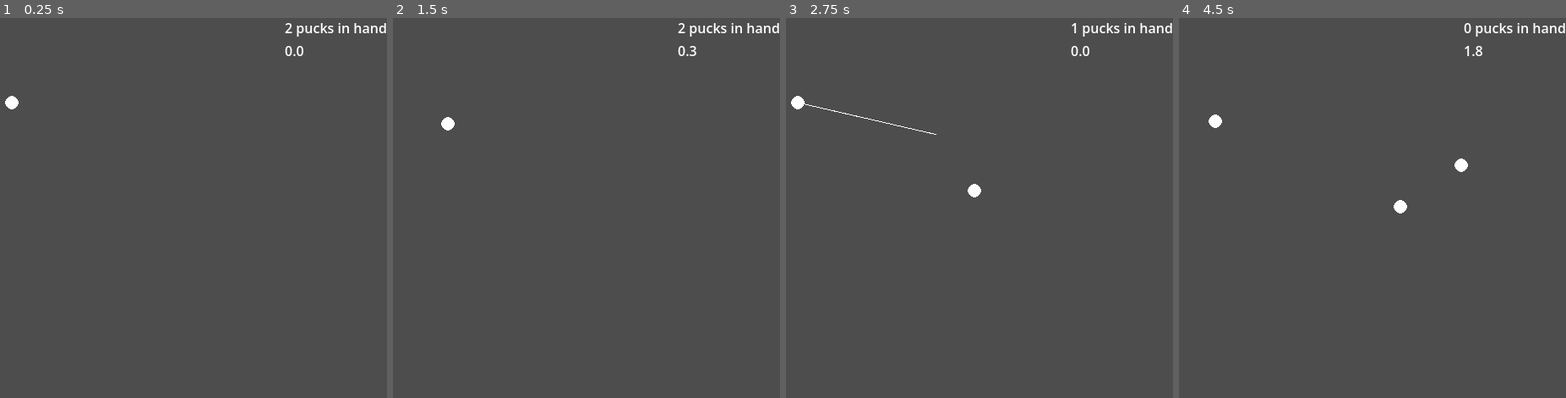
Above: before the commit, frames 1-4 (left to right).
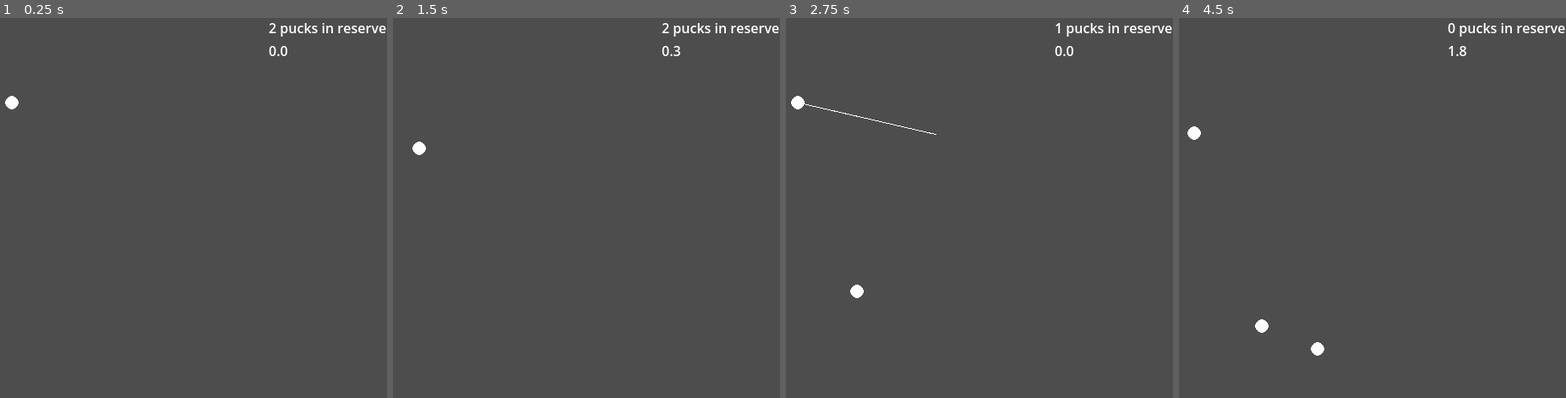
Above: after the commit, the same moments.

Repository: autumn-heights/levelherup-jam-2026
Game: Godot game, scene res://scenes/world.tscn
Same seed, same stepped clock (60 frames per second), same inputs: the game is played once before the commit and once after it.
Inputs (mouse positions are in pixels of both pictures, inside the frame that each line leads up to):
- Up to frame 1 (0.25 s): no input
- Up to frame 2 (1.5 s): tap Enter at 0.5 s; move the mouse to (652, 227) at 0.52 s; press the mouse at (652, 227) at 0.53 s; tap Space at 1.25 s; move the mouse to (458, 272) at 1.27 s; release the mouse at (458, 272) at 1.28 s; click (458, 272) at 1.35 s
- Up to frame 3 (2.75 s): move the mouse to (987, 147) at 2.02 s; press the mouse at (987, 147) at 2.03 s
- Up to frame 4 (4.5 s): move the mouse to (1314, 341) at 2.77 s; release the mouse at (1314, 341) at 2.78 s; click (1314, 341) at 2.85 s; move the mouse to (1473, 318) at 3.52 s; press the mouse at (1473, 318) at 3.53 s; move the mouse to (1198, 177) at 4.27 s; release the mouse at (1198, 177) at 4.28 s; click (1198, 177) at 4.35 s

The runs differ from the first frame. In frame 1, 0.5% of the frame differs, in the area x 69-100%, y 1-11%; in frame 2, 0.7%; in frame 3, 0.7%; in frame 4, 1.1%, in the area x 2-100%, y 1-89%.

Commit message:
small tweassk

Diff:
--- a/fill-bucket-golf/scenes/thrower.gd
+++ b/fill-bucket-golf/scenes/thrower.gd
@@ -41,12 +41,15 @@
 
 		elif current_state == ControlState.STATE_SETPOWER:
 
+			current_angle = rotation;
+
 			current_power = 0;
 			current_power = (Vector2(0,0) - event.position).length();
 			current_power = clamp(current_power, MIN_MOUSE_DIST, MAX_MOUSE_DIST);
 
 			$MeterSprite.scale.x = max(1, current_power*0.5 - (BAR_OFFSET * 2));
 			$MeterSprite.position.x = (0.5*$MeterSprite.scale.x) + BAR_OFFSET;
+
 
 	if event is InputEventMouseButton:
 		if event.is_action_pressed("Left_Click"):
--- a/fill-bucket-golf/scenes/world.gd
+++ b/fill-bucket-golf/scenes/world.gd
@@ -30,7 +30,7 @@
 # Called every frame. 'delta' is the elapsed time since the previous frame.
 func _process(delta: float) -> void:
 	wait_timer_label.text = str(snapped(wait_timer.time_left, 0.1));
-	pucks_counter.text = str(pucks_in_hand) + " pucks in hand";
+	pucks_counter.text = str(pucks_in_hand) + " pucks in reserve";
 	update_pucks_in_motion()
 
 	if pucks_in_hand == 0 and pucks_in_motion == 0 and current_puck == null and wait_timer.is_stopped():
--- a/fill-bucket-golf/scenes/world.tscn
+++ b/fill-bucket-golf/scenes/world.tscn
@@ -4,7 +4,7 @@
 [ext_resource type="Script" uid="uid://bjhrjeia7dlr7" path="res://scenes/world.gd" id="1_rwgxs"]
 
 [sub_resource type="RectangleShape2D" id="RectangleShape2D_drnfr"]
-size = Vector2(600, 20)
+size = Vector2(600, 90)
 
 [node name="World" type="Node2D" unique_id=90205617]
 script = ExtResource("1_rwgxs")
@@ -17,21 +17,21 @@
 [node name="StaticBody2D" type="StaticBody2D" parent="Borders" unique_id=775871465]
 
 [node name="CollisionShape2D" type="CollisionShape2D" parent="Borders/StaticBody2D" unique_id=1764842078]
-position = Vector2(303, 0)
+position = Vector2(284, -47)
 shape = SubResource("RectangleShape2D_drnfr")
 
 [node name="StaticBody2D2" type="StaticBody2D" parent="Borders" unique_id=951459511]
 rotation = 1.5707964
 
 [node name="CollisionShape2D" type="CollisionShape2D" parent="Borders/StaticBody2D2" unique_id=1395566609]
-position = Vector2(303, 0)
+position = Vector2(284, 43.99999)
 shape = SubResource("RectangleShape2D_drnfr")
 
 [node name="StaticBody2D3" type="StaticBody2D" parent="Borders" unique_id=1483206033]
 position = Vector2(0, 600)
 
 [node name="CollisionShape2D" type="CollisionShape2D" parent="Borders/StaticBody2D3" unique_id=1820780870]
-position = Vector2(303, 0)
+position = Vector2(282, -5)
 shape = SubResource("RectangleShape2D_drnfr")
 
 [node name="StaticBody2D4" type="StaticBody2D" parent="Borders" unique_id=716282643]
@@ -39,7 +39,7 @@
 rotation = 1.5707964
 
 [node name="CollisionShape2D" type="CollisionShape2D" parent="Borders/StaticBody2D4" unique_id=167827431]
-position = Vector2(303, 0)
+position = Vector2(280, 7)
 shape = SubResource("RectangleShape2D_drnfr")
 
 [node name="CanvasLayer" type="CanvasLayer" parent="." unique_id=1466140396]
